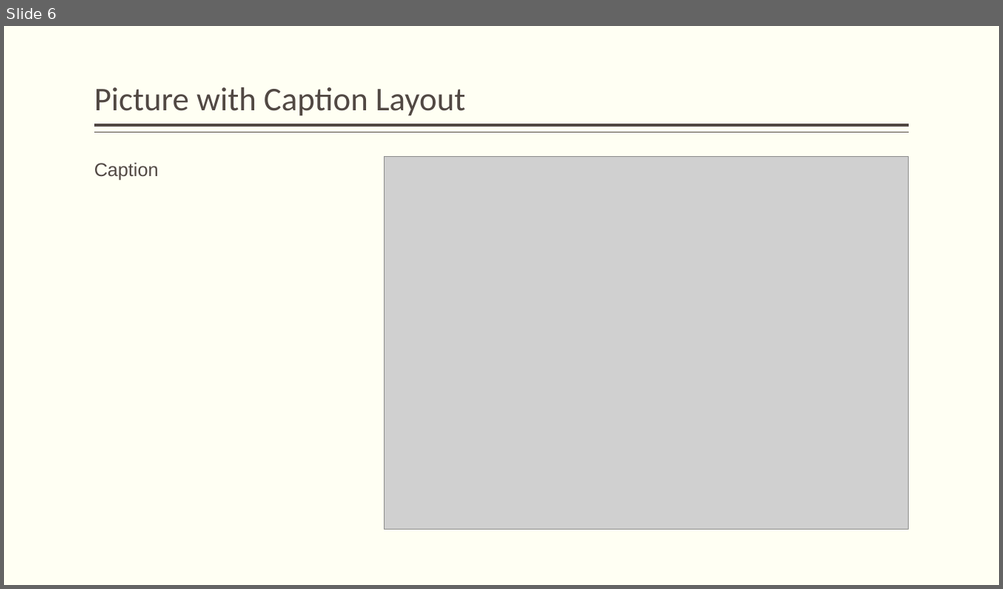
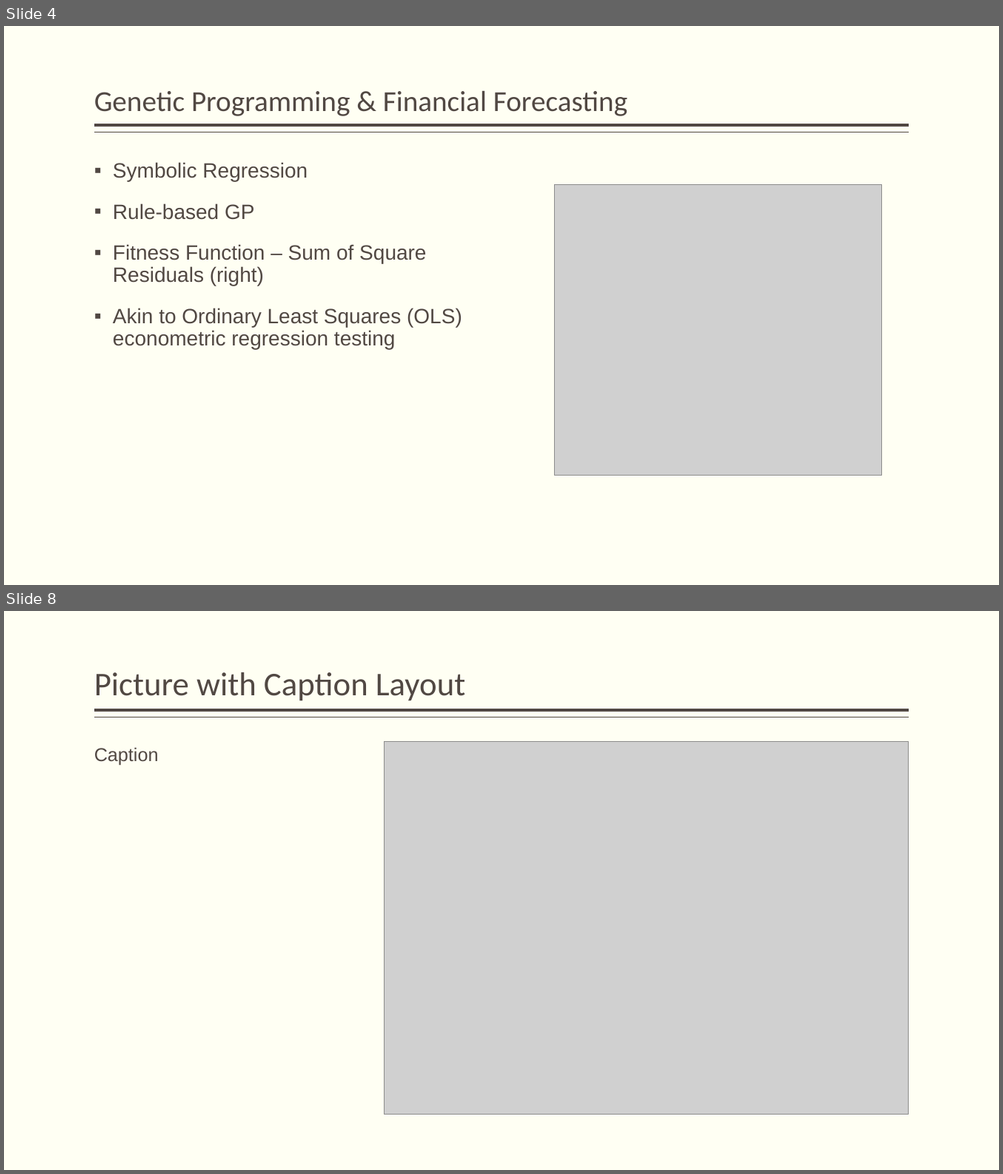
Before and after one commit to JamesEarle/GPP, a slide deck: GPP_Defense.pptx. Shown one above the other, each under a label of ours: slide 6 before the commit, slides 4 and 8 after it; the slides between them are not shown. The pictures are 1003x589 and 1003x1174 pixels, drawn with LibreOffice and Linux fonts; fonts in the diff are those of the drawing; grey boxes stand for pictures. Boxes give left, top, right and bottom in pixels: in the first picture for what was removed or moved away, otherwise in the second. Text is boxed around its words. In the diff, an @@ line names an element or a change of style, - is before the commit and + after.

```diff
--- a/GPP_Defense.pptx
+++ b/GPP_Defense.pptx
@@ slide 4 added at box(4, 26, 999, 585), background #FFFFF3; not listed: 2 template elements that a slide beside it also shows @@
@@ title added at box(94, 90, 627, 116), 28 pt, text #514843 @@
+Genetic Programming & Financial Forecasting
@@ text added at box(113, 162, 462, 349), 20 pt, text #514843 @@
+▪ Symbolic Regression
+▪ Rule-based GP
+▪ Fitness Function – Sum of Square Residuals (right)
+▪ Akin to Ordinary Least Squares (OLS) econometric regression testing
@@ picture added at box(554, 185, 882, 475) @@
@@ what was slide 6 is now slide 8 @@
```
Also in this commit, not shown: 1 slide changed, 5 other slides added, 4 slides removed, 1 other file.
